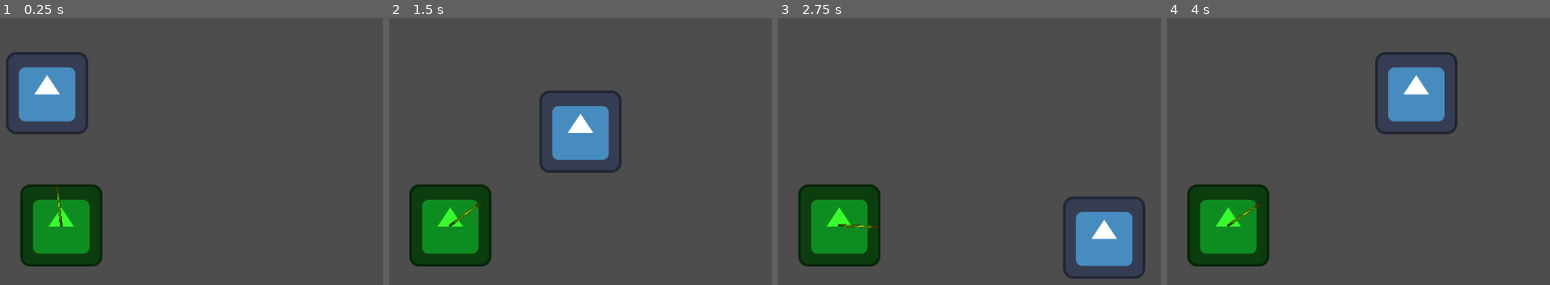
Above: before the commit, frames 1-4 (left to right).
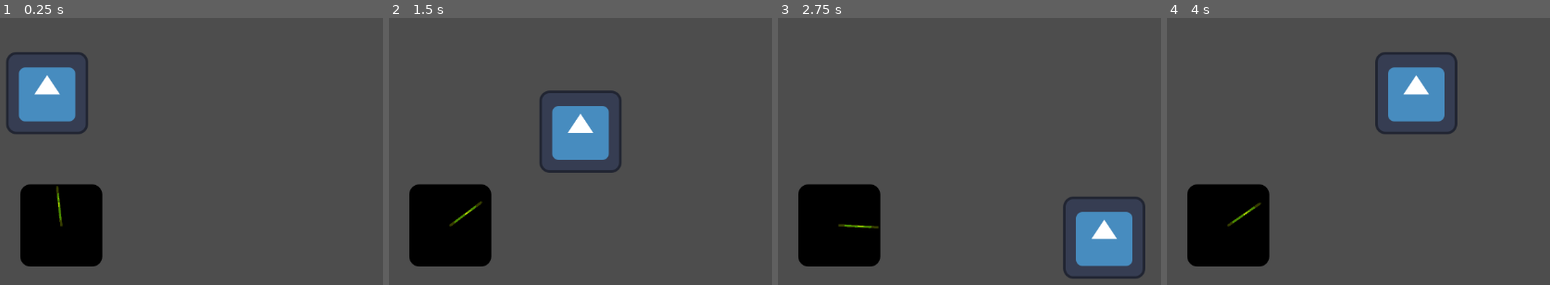
Above: after the commit, the same moments.

Repository: ALI-Sulieman/Eye
Game: Godot game, scene res://levels/level_1/level_1.tscn
Two runs of this game, one before a commit and one after it. Both use one fixed random seed, a clock stepped at 60 frames per second and the inputs below. The engine's default icon, where the game draws it, is replaced by a stand-in: a white triangle on a blue panel in a dark square.
Inputs:
- Up to frame 1 (0.25 s): no input
- Up to frame 2 (1.5 s): tap Enter at 0.5 s; hold Right (ui_right) 0.53-1.28 s; hold Down (ui_down) from 1.28 s (still down)
- Up to frame 3 (2.75 s): release Down (ui_down) at 2.03 s; hold Right (ui_right) from 2.03 s (still down)
- Up to frame 4 (4 s): release Right (ui_right) at 2.78 s; hold Up (ui_up) 2.78-3.53 s; hold Left (ui_left) from 3.53 s (still down)

The runs differ from the first frame. In frame 1, 6.3% of the frame differs, in the area x 5-27%, y 62-94%; in frame 2, 6.3%; in frame 3, 6.3%; in frame 4, 6.3%.

Commit message:
eye is now black

Diff:
--- a/characters/eye/eye.tscn
+++ b/characters/eye/eye.tscn
@@ -13,7 +13,7 @@
 shape = SubResource("RectangleShape2D_taxr8")
 
 [node name="Sprite2D" type="Sprite2D" parent="."]
-modulate = Color(0.219608, 1, 0.172549, 1)
+modulate = Color(0, 0, 0, 1)
 texture = ExtResource("1_fot5g")
 
 [node name="Laser" type="RayCast2D" parent="."]
